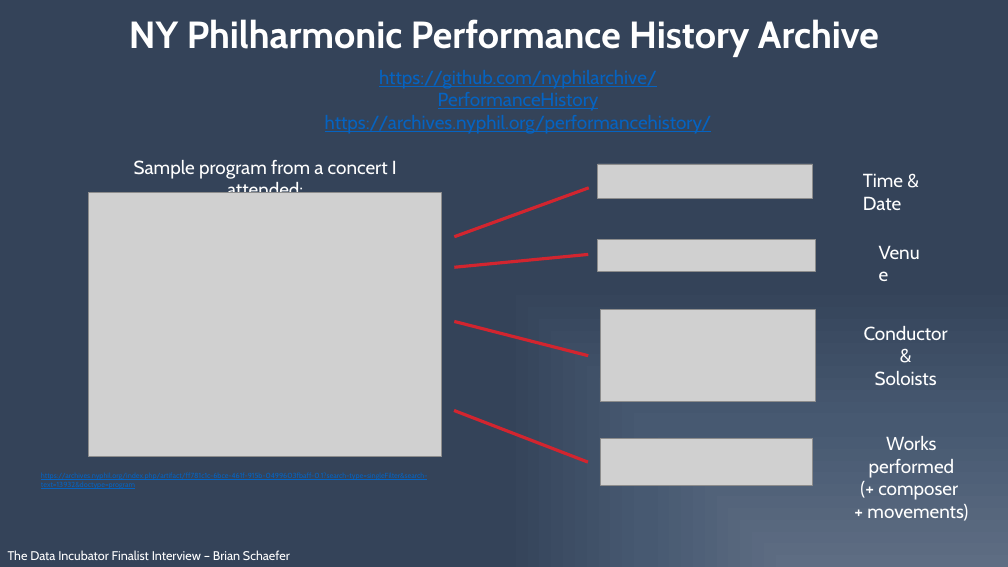
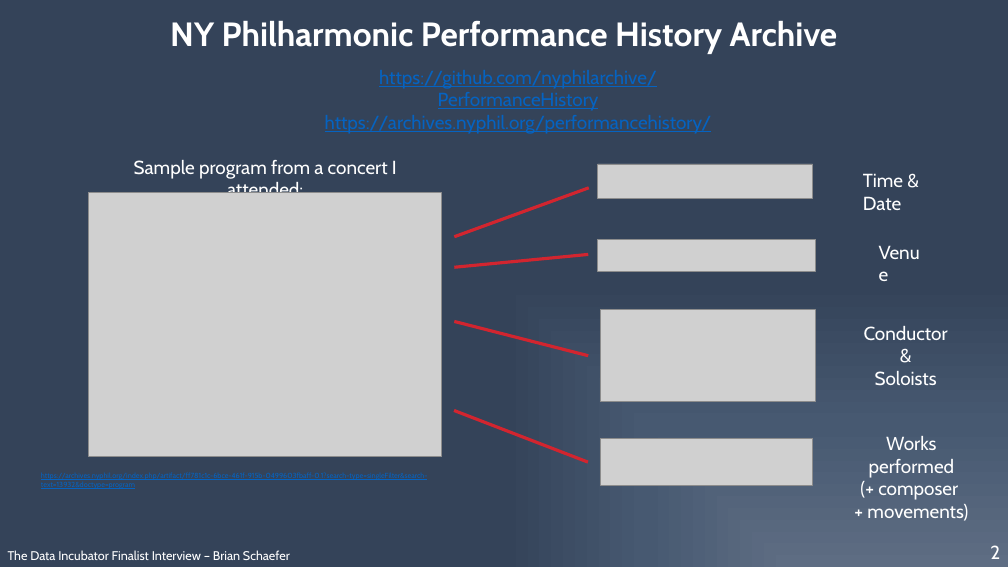
Before and after one commit to physinet/NY-Phil-EDA, a slide deck: slide 2 of interview_pitch.pptx. Drawn at 1008x567 pixels with LibreOffice and Linux fonts; fonts in the diff are those of the drawing; grey boxes stand for pictures. Boxes give left, top, right and bottom in pixels: in the first picture for what was removed or moved away, otherwise in the second. Text is boxed around its words. In the diff, an @@ line names an element or a change of style, - is before the commit and + after.

```diff
--- a/interview_pitch.pptx
+++ b/interview_pitch.pptx
@@ title "NY Philharmonic Performance History Archive" at [170, 21, 838, 54]: size 36 to 32 pt @@
@@ text added at [990, 545, 1000, 559], 18 pt, text #FFFFFF @@
+2
```
Also in this commit, not shown: 3 other slides changed.
